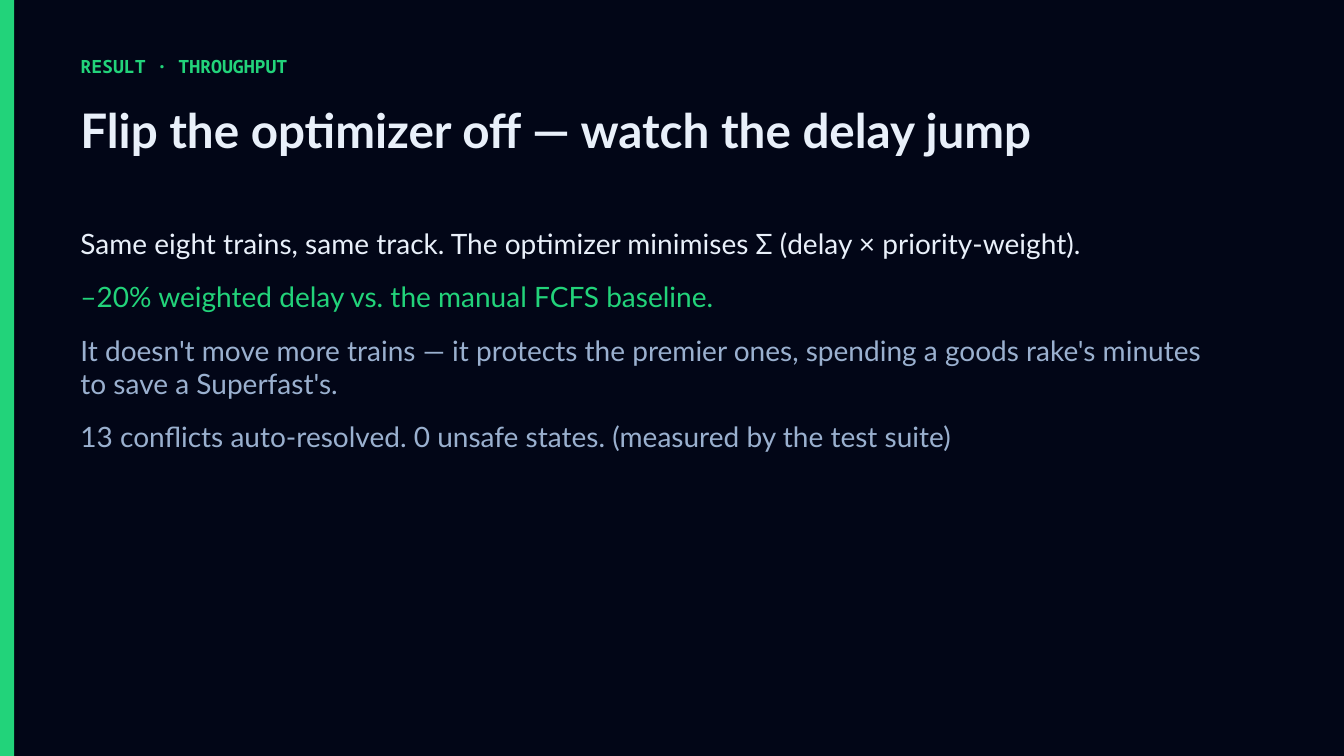
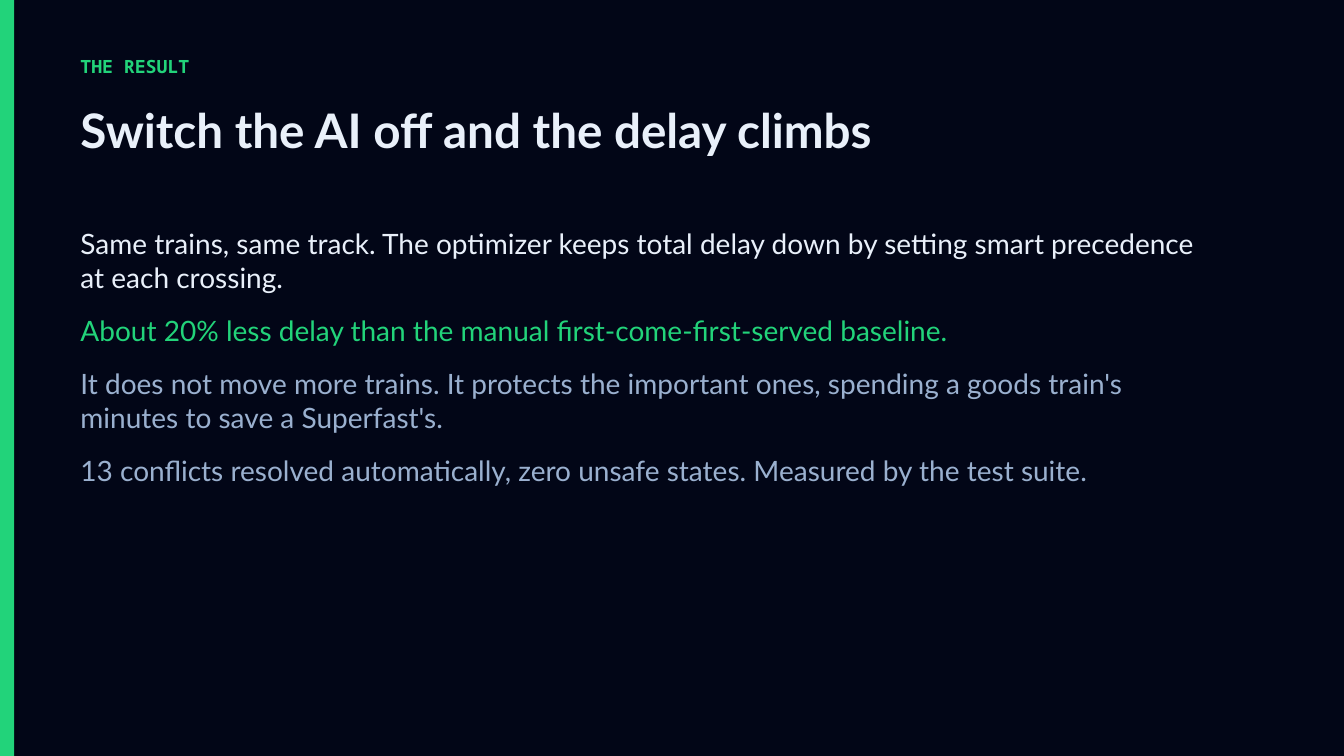
Before and after one commit to garvitsurana271/pravaah, a slide deck: slide 6 of Pravaah-Deck.pptx. Drawn at 1344x756 pixels with LibreOffice and Linux fonts; fonts in the diff are those of the drawing. Boxes give left, top, right and bottom in pixels: in the first picture for what was removed or moved away, otherwise in the second. Text is boxed around its words. In the diff, an @@ line names an element or a change of style, - is before the commit and + after.

```diff
--- a/Pravaah-Deck.pptx
+++ b/Pravaah-Deck.pptx
@@ text at (80, 60, 189, 73): text changed @@
-RESULT · THROUGHPUT
+THE RESULT
@@ text at (80, 112, 871, 156): text changed @@
-Flip the optimizer off — watch the delay jump
+Switch the AI off and the delay climbs
@@ text at (80, 233, 1193, 486): text changed @@
-Same eight trains, same track. The optimizer minimises Σ (delay × priority-weight).
-–20% weighted delay vs. the manual FCFS baseline.
-It doesn't move more trains — it protects the premier ones, spending a goods rake's minutes to save a Superfast's.
-13 conflicts auto-resolved. 0 unsafe states. (measured by the test suite)
+Same trains, same track. The optimizer keeps total delay down by setting smart precedence at each crossing.
+About 20% less delay than the manual first-come-first-served baseline.
+It does not move more trains. It protects the important ones, spending a goods train's minutes to save a Superfast's.
+13 conflicts resolved automatically, zero unsafe states. Measured by the test suite.
```
Also in this commit, not shown: 11 other slides changed, 1 slide added, 1 slide removed, 18 other files.
